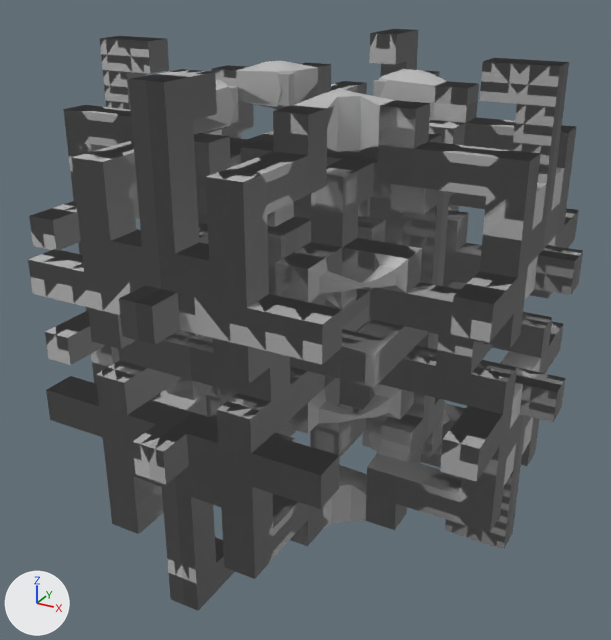
Renders of the FBX model pathenvironment_1.fbx from each side of a commit.
One viewpoint serves both versions: a 50 mm lens placed at (1.253, -2.288, 1.021), pointed at (0.017, -0.041, -0.102). Lighting does not change. The marker at lower left points along +X, +Y and +Z. Where no turn or scale is listed for an object, it has been applied to the vertices.

Script lines for the objects in view, before the commit:
```python
me_mesh = bpy.data.meshes.new('Mesh')
me_mesh.from_pydata(...)  # 260 vertices, 256 faces; spans x -0.25..0.25, y -0.25..0.25, z -0.25..0.25
me_mesh.materials.append(mat_surfaceshader2)  # grey #aeaeae
me_mesh_002 = bpy.data.meshes.new('Mesh.002')
me_mesh_002.from_pydata(...)  # 1652 vertices, 1632 faces; spans x -0.85..0.85, y -0.85..0.85, z -0.75..0.75
me_mesh_002.materials.append(mat_surfaceshader2)  # grey #aeaeae
me_mesh_004 = bpy.data.meshes.new('Mesh.004')
me_mesh_004.from_pydata(...)  # 1658 vertices, 1656 faces; spans x -0.45..0.45, y -0.45..0.45, z -0.451..0.45
me_mesh_004.materials.append(mat_lambert1)  # grey #bcbcbc
me_mesh_005 = bpy.data.meshes.new('Mesh.005')
me_mesh_005.from_pydata(...)  # 2276 vertices, 2240 faces; spans x -0.85..0.85, y -0.85..0.85, z -0.75..0.75
me_mesh_005.materials.append(mat_lambert1)  # grey #bcbcbc
ob_environment_inner_wire = bpy.data.objects.new('environment_inner_wire', me_mesh)
ob_environment_inner_wire.location = (0.0, 0.0, 0.0)
ob_environment_mid = bpy.data.objects.new('environment_mid', me_mesh_004)
ob_environment_mid.location = (0.0, 0.0, 0.0)
ob_environment_outer = bpy.data.objects.new('environment_outer', me_mesh_005)
ob_environment_outer.location = (0.0, 0.0, 0.0)
ob_environment_outer_wire = bpy.data.objects.new('environment_outer_wire', me_mesh_002)
ob_environment_outer_wire.location = (0.0, 0.0, 0.0)
# also in view: 'environment_mid_wire' at (0.0, 0.0, 0.0); 'environment_inner' at (0.0, 0.0, 0.0)
```
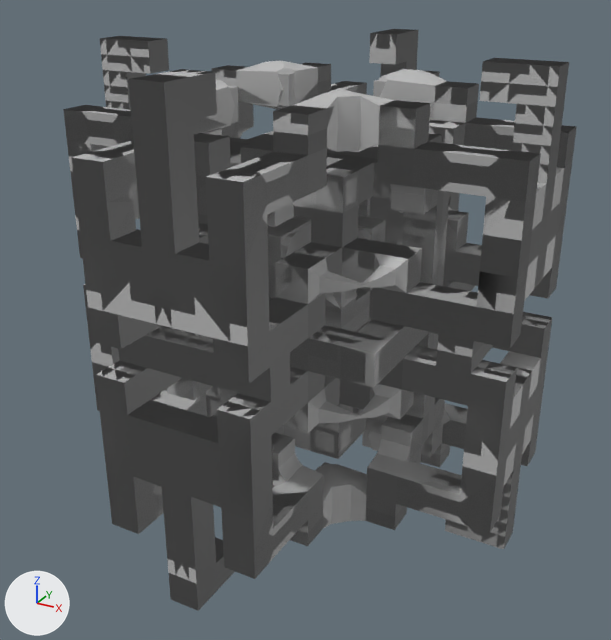
Edits to the bpy script that builds the scene:
```text
Change me_mesh_002:
    used by ob_environment_outer_wire; location = (0.0, 0.0, 0.0)
    remove me_mesh_002.from_pydata(...)  # 1652 vertices, 1632 faces; spans x -0.85..0.85, y -0.85..0.85, z -0.75..0.75
    add me_mesh_002.from_pydata(...)  # 1476 vertices, 1456 faces; spans x -0.75..0.75, y -0.75..0.75, z -0.75..0.75
    me_mesh_002 part 2: 176 vertices removed from x -0.85..0.85, y -0.85..0.85, z -0.25..0.25
Change me_mesh_004:
    used by ob_environment_mid; location = (0.0, 0.0, 0.0)
    remove me_mesh_004.from_pydata(...)  # 1658 vertices, 1656 faces; spans x -0.45..0.45, y -0.45..0.45, z -0.451..0.45
    add me_mesh_004.from_pydata(...)  # 2362 vertices, 2408 faces; spans x -0.45..0.45, y -0.45..0.45, z -0.451..0.45
    me_mesh_004 part 3: 80 vertices removed from x -0.153..0.153, y -0.45..0.45, z -0.435..0.434; 496 vertices added at x -0.161..0.161, y -0.45..0.45, z -0.42..0.419
Change me_mesh_005:
    used by ob_environment_outer; location = (0.0, 0.0, 0.0)
    remove me_mesh_005.from_pydata(...)  # 2276 vertices, 2240 faces; spans x -0.85..0.85, y -0.85..0.85, z -0.75..0.75
    add me_mesh_005.from_pydata(...)  # 2100 vertices, 2064 faces; spans x -0.75..0.75, y -0.75..0.75, z -0.75..0.75
    me_mesh_005 part 1: 176 vertices removed from x -0.85..0.85, y -0.85..0.85, z -0.25..0.25
```

What differs and where, as boxes [x1, y1, x2, y2] in the pictures (611 x 640 px):
'environment_outer', reshaped (7% narrower)
    before: [28, 29, 583, 605]
    after: [63, 29, 577, 611]
'environment_outer_wire', reshaped
    before: [64, 60, 579, 611]
    after: [64, 67, 576, 577]
'environment_mid', reshaped
    before: [167, 131, 469, 456]
    after: [167, 131, 476, 459]
part 1 of me_mesh_005, deleted
    before: [28, 193, 583, 479]
part 2 of me_mesh_002, deleted
    before: [70, 212, 579, 509]
part 3 of me_mesh_004, built on
    before: [230, 155, 370, 217]
    after: [228, 148, 370, 399]
